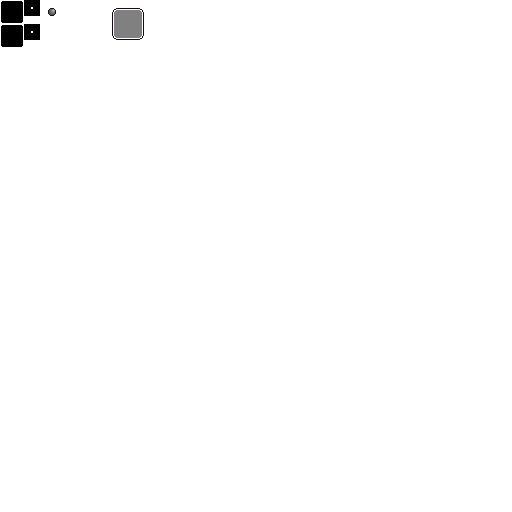
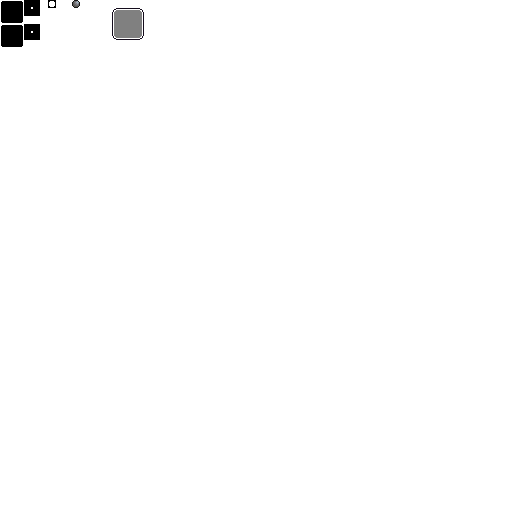
Layer changes from the first 512x512 image to the second:
painted on "Layer 11" over [48, 0, 80, 16]
